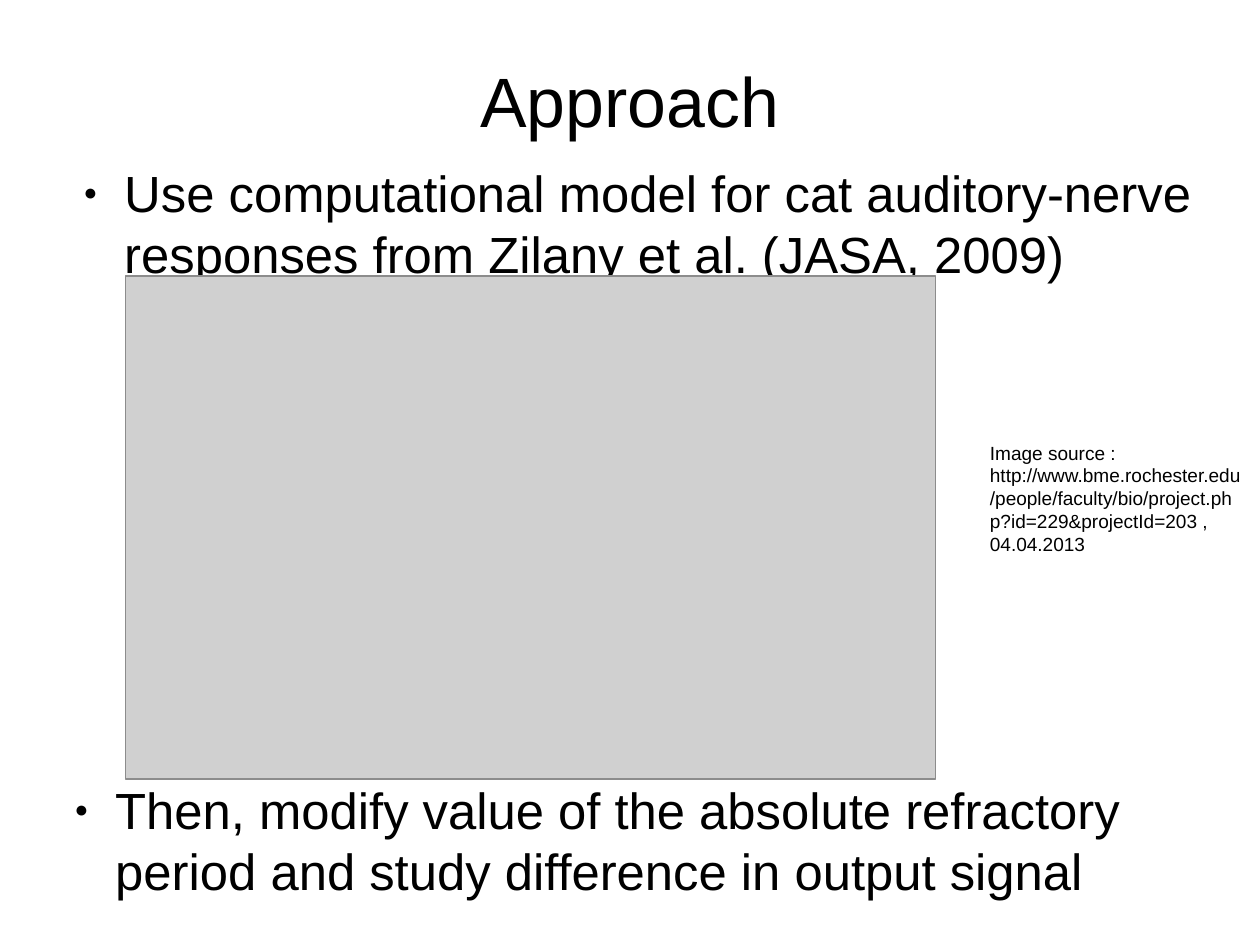
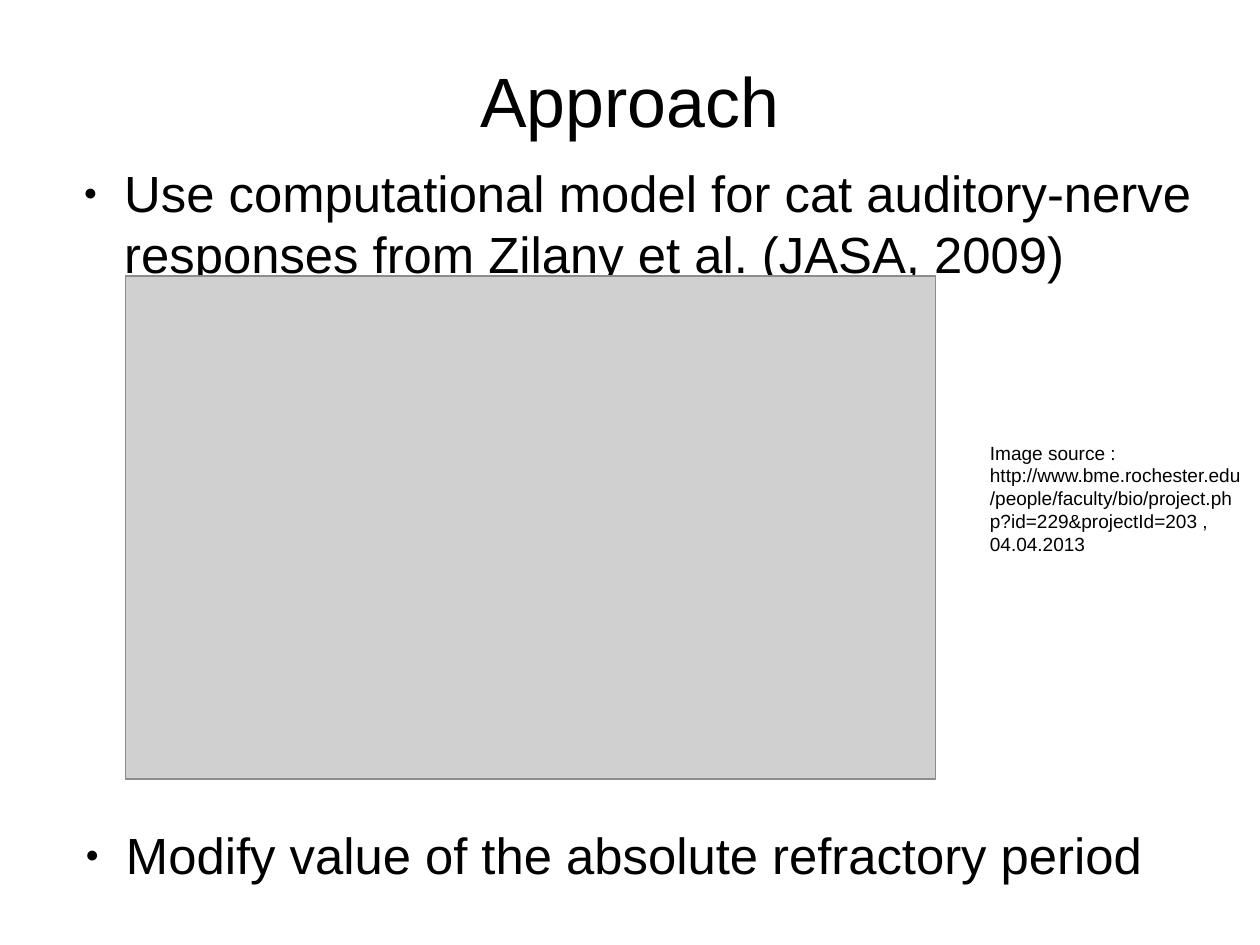
Before and after one commit to MaelleC/auditory-things, a slide deck: slide 7 of presentation/pres1.odp. Drawn at 1260x945 pixels with LibreOffice and Linux fonts; fonts in the diff are those of the drawing; grey boxes stand for pictures. Boxes give left, top, right and bottom in pixels: in the first picture for what was removed or moved away, otherwise in the second. Text is boxed around its words. In the diff, an @@ line names an element or a change of style, - is before the commit and + after.

```diff
--- a/presentation/pres1.odp
+++ b/presentation/pres1.odp
@@ text at box(126, 837, 1142, 885): text changed @@
-● Then, modify value of the absolute refractory period and study difference in output signal
+● Modify value of the absolute refractory period
```
Also in this commit, not shown: 9 other slides changed, 1 other file.
